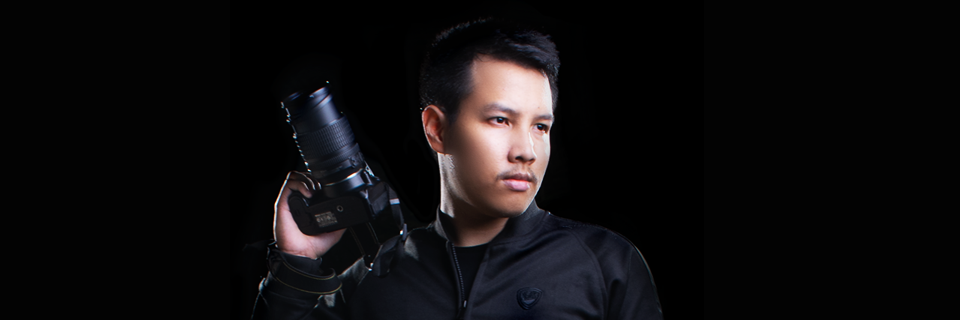
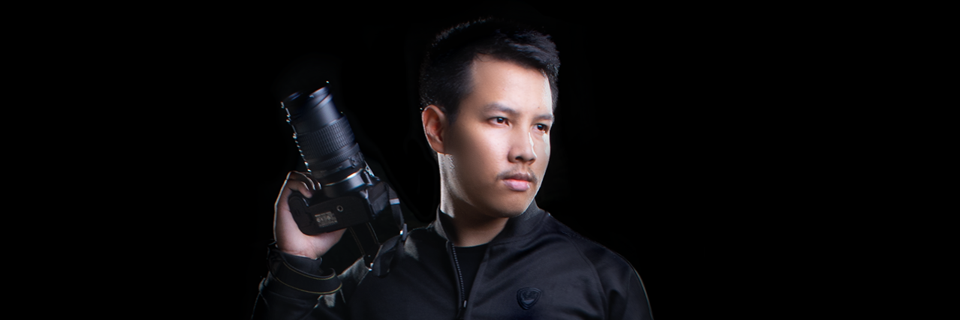
Two versions of the same layered image (960px x 320px). Layer-by-layer changes:
added layer "Layer 5" above "Color Fill 1" over [left=76, top=51, right=802, bottom=320]
added layer "Color Fill 1" (overlay) above "Layer 3" over [left=0, top=0, right=960, bottom=320]
painted on "Layer 3" over [left=516, top=169, right=705, bottom=320]
painted on "Layer 4" over [left=0, top=0, right=960, bottom=320]
